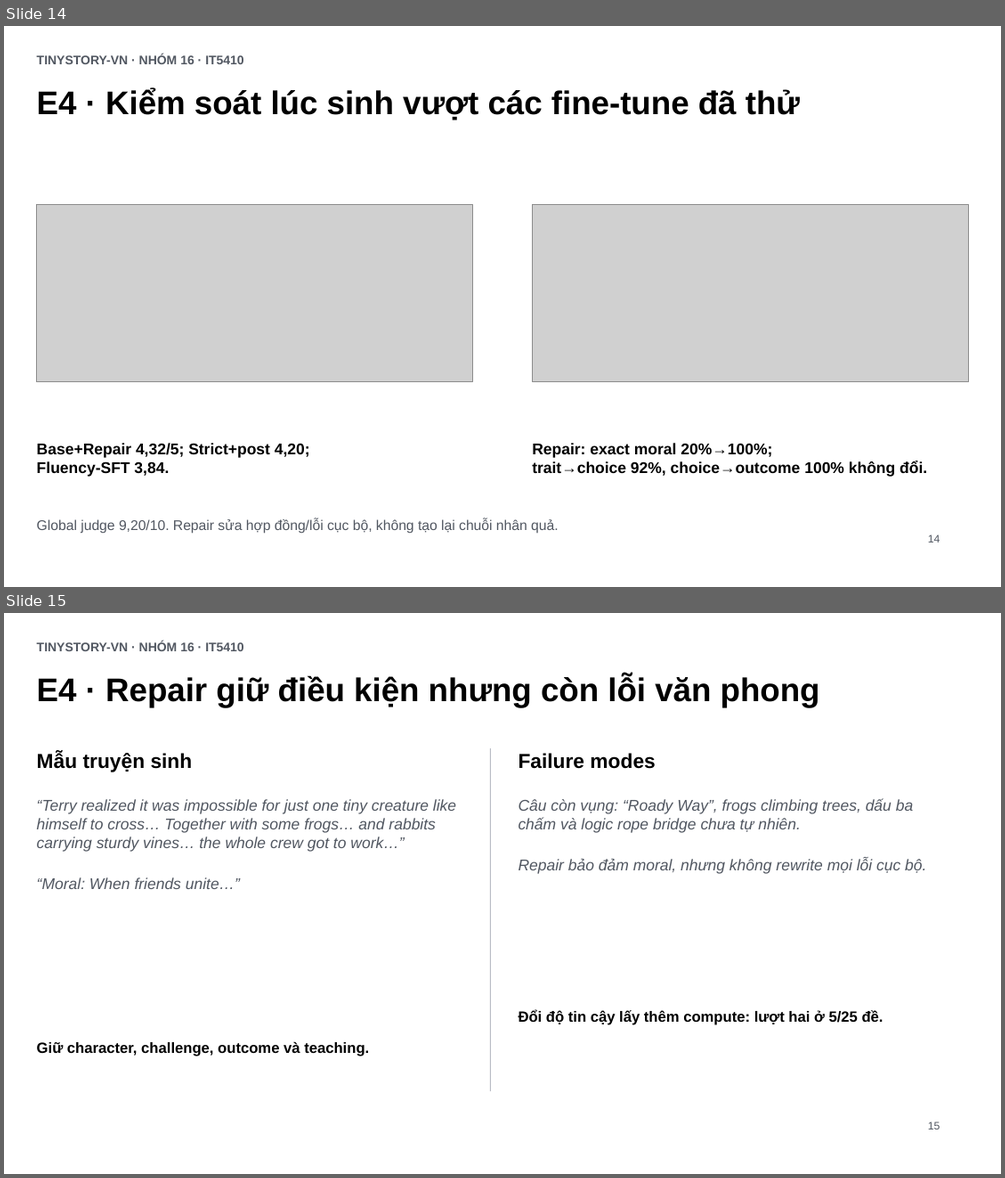
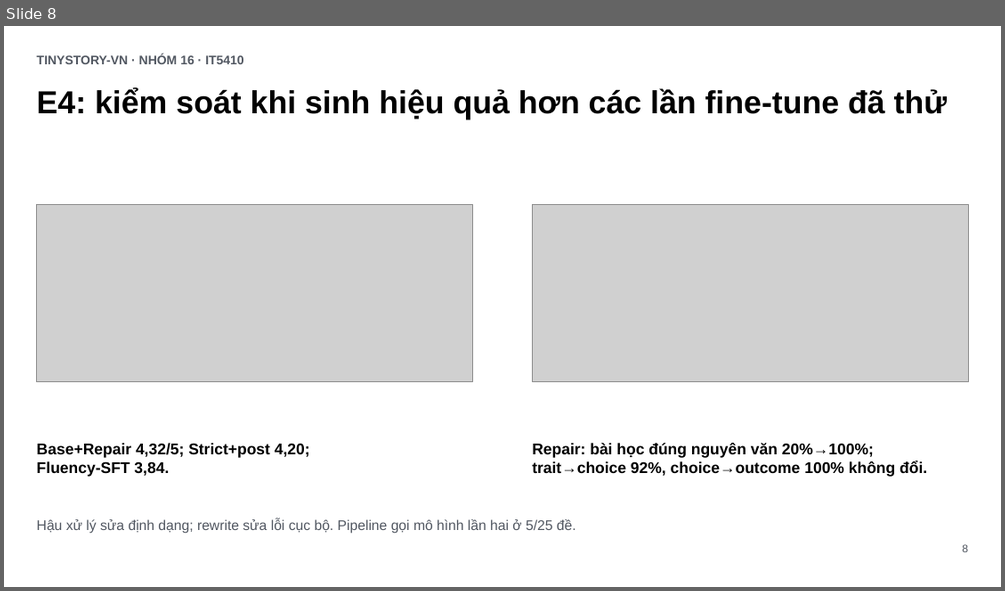
Before and after one commit to tungd/tinystory-vn, a slide deck: output/presentation/tinystory-vn-summary.pptx. Shown one above the other, each under a label of ours: slides 14 and 15 before the commit, slide 8 after it. The pictures are 1005x1178 and 1005x591 pixels, drawn with LibreOffice and Linux fonts; fonts in the diff are those of the drawing; grey boxes stand for pictures. Boxes give left, top, right and bottom in pixels: in the first picture for what was removed or moved away, otherwise in the second. Text is boxed around its words. In the diff, an @@ line names an element or a change of style, - is before the commit and + after.

```diff
--- a/output/presentation/tinystory-vn-summary.pptx
+++ b/output/presentation/tinystory-vn-summary.pptx
@@ slide 15 removed at box(4, 613, 1001, 1174), background #FFFFFF @@
@@ text removed at box(37, 641, 243, 651) @@
-TINYSTORY-VN · NHÓM 16 · IT5410
@@ text removed at box(37, 675, 820, 707) @@
-E4 · Repair giữ điều kiện nhưng còn lỗi văn phong
@@ text removed at box(37, 752, 193, 772) @@
-Mẫu truyện sinh
@@ rectangle removed at box(490, 748, 491, 1091) @@
@@ text removed at box(518, 753, 655, 769) @@
-Failure modes
@@ text removed at box(37, 799, 456, 889) @@
-“Terry realized it was impossible for just one tiny creature like himself to cross… Together with some frogs… and rabbits carrying sturdy vines… the whole crew got to work…”
-“Moral: When friends unite…”
@@ text removed at box(518, 798, 926, 874) @@
-Câu còn vụng: “Roady Way”, frogs climbing trees, dấu ba chấm và logic rope bridge chưa tự nhiên.
-Repair bảo đảm moral, nhưng không rewrite mọi lỗi cục bộ.
@@ text removed at box(518, 1009, 883, 1025) @@
-Đổi độ tin cậy lấy thêm compute: lượt hai ở 5/25 đề.
@@ text removed at box(37, 1041, 369, 1056) @@
-Giữ character, challenge, outcome và teaching.
@@ text removed at box(928, 1121, 940, 1129) @@
-15
@@ what was slide 14 is now slide 8 @@
@@ slide 8 changed as well @@
@@ text at box(37, 88, 947, 119): text changed; size 31.5 to 30.6 pt @@
-E4 · Kiểm soát lúc sinh vượt các fine-tune đã thử
+E4: kiểm soát khi sinh hiệu quả hơn các lần fine-tune đã thử
@@ text at box(532, 443, 874, 458): text changed @@
-Repair: exact moral 20%→100%;
+Repair: bài học đúng nguyên văn 20%→100%;
@@ text at box(37, 519, 576, 533): text changed @@
-Global judge 9,20/10. Repair sửa hợp đồng/lỗi cục bộ, không tạo lại chuỗi nhân quả.
+Hậu xử lý sửa định dạng; rewrite sửa lỗi cục bộ. Pipeline gọi mô hình lần hai ở 5/25 đề.
@@ text removed at box(928, 534, 940, 542) @@
-14
@@ text added at box(962, 544, 968, 552), 10.5 pt, text #515761 @@
+8
```
Also in this commit, not shown: 5 other slides changed, 9 slides added, 11 other slides removed, 5 other files.
